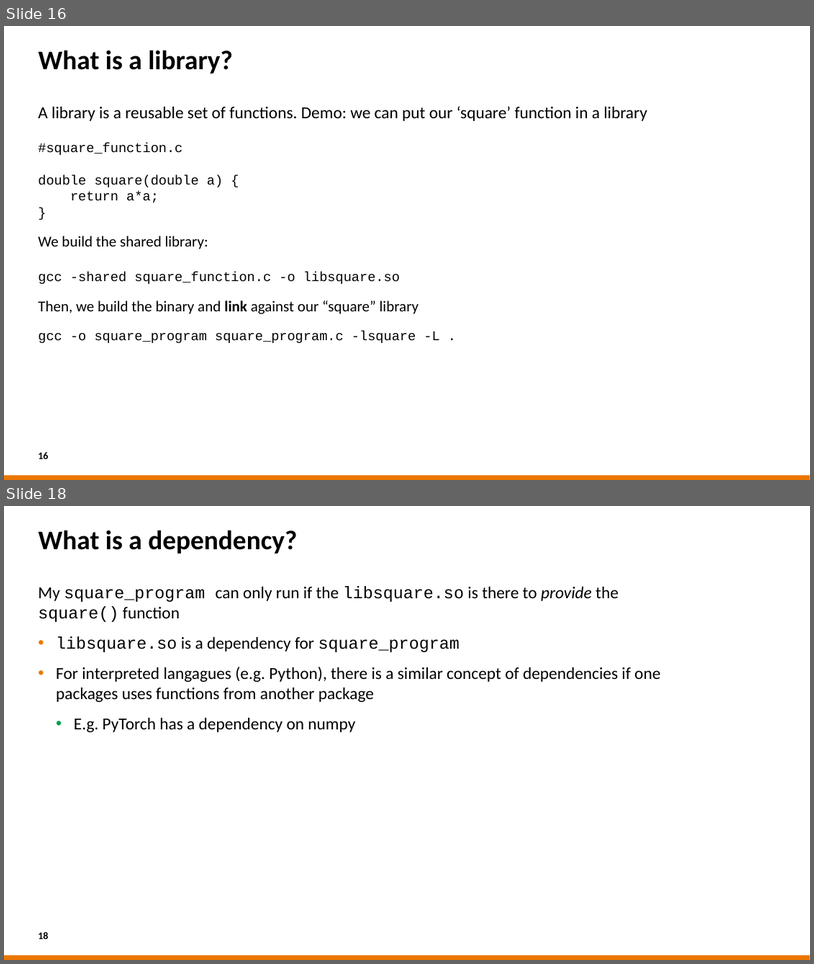
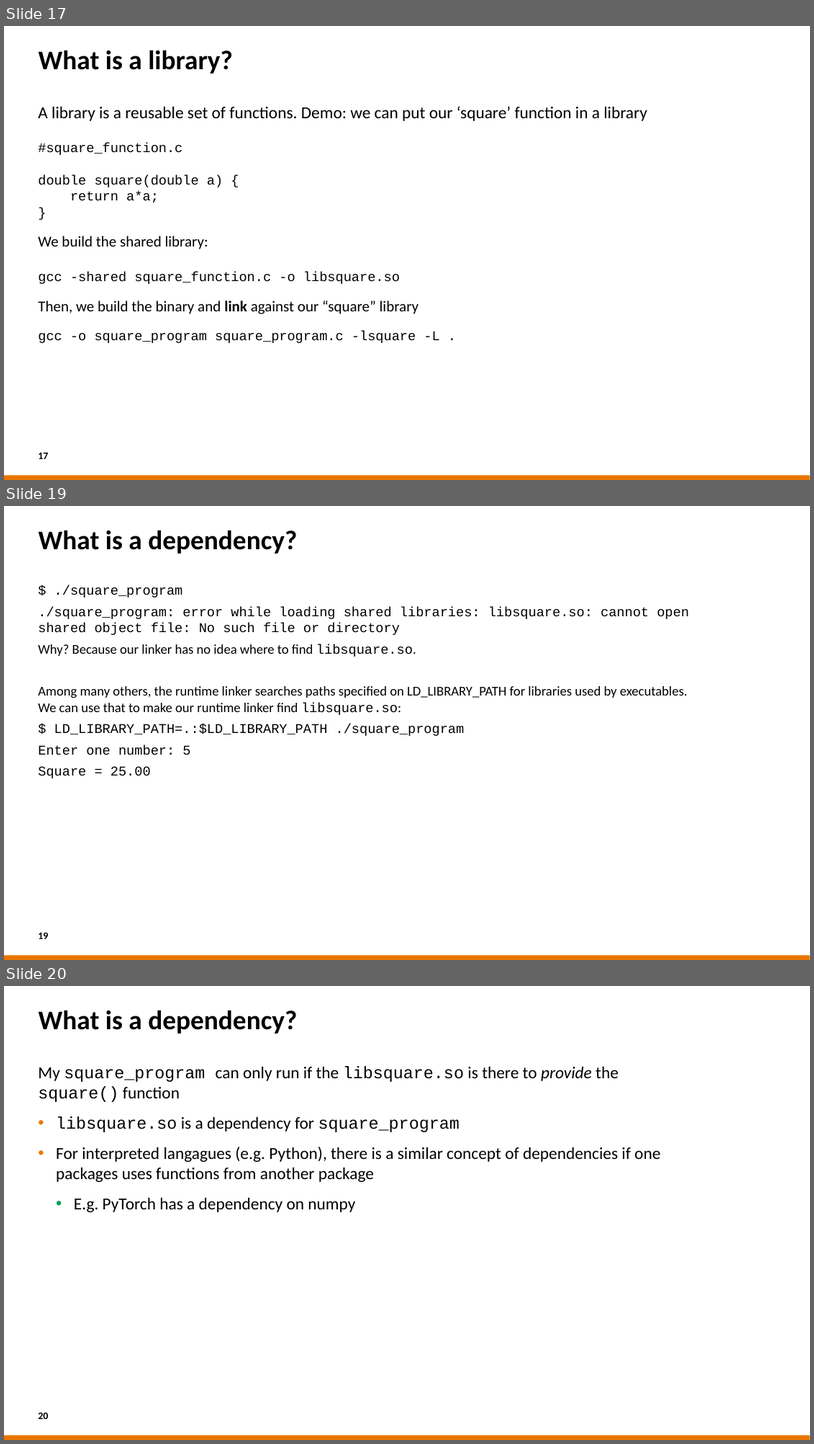
Before and after one commit to sara-nl/MLonHPC_May2023, a slide deck: Software_installations_on_HPC_systems.pptx. Shown one above the other, each under a label of ours: slides 16 and 18 before the commit, slides 17, 19 and 20 after it; the slides between them are not shown. The pictures are 814x964 and 814x1444 pixels, drawn with LibreOffice and Linux fonts; fonts in the diff are those of the drawing; background and template pictures are left out. Boxes give left, top, right and bottom in pixels: in the first picture for what was removed or moved away, otherwise in the second. Text is boxed around its words. In the diff, an @@ line names an element or a change of style, - is before the commit and + after.

Commit message:
Updated names in the program, some final changes on software install slides

```diff
--- a/Software_installations_on_HPC_systems.pptx
+++ b/Software_installations_on_HPC_systems.pptx
@@ slide 19 added at <box>4,506,810,960</box>, background #FFFFFF; not listed: 1 template element that a slide beside it also shows @@
@@ title added at <box>39,530,297,554</box>, 32 pt, text #000000, bold @@
+What is a dependency?
@@ text added at <box>38,585,689,778</box>, 16 pt, text #000000 @@
+$ ./square_program
+./square_program: error while loading shared libraries: libsquare.so: cannot open shared object file: No such file or directory
+Why? Because our linker has no idea where to find libsquare.so.
+Among many others, the runtime linker searches paths specified on LD_LIBRARY_PATH for libraries used by executables. We can use that to make our runtime linker find libsquare.so:
+$ LD_LIBRARY_PATH=.:$LD_LIBRARY_PATH ./square_program
+Enter one number: 5
+Square = 25.00
@@ page number added at <box>38,932,48,939</box>, 12 pt, text #000000, bold @@
+19
@@ what was slide 16 is now slide 17 @@
@@ page number at <box>38,452,48,459</box>: text changed @@
-16
+17
@@ what was slide 18 is now slide 20 @@
@@ page number at <box>38,1412,48,1419</box>: text changed @@
-18
+20
```
Also in this commit, not shown: 6 slides changed, 1 other slide added, 1 other file.
